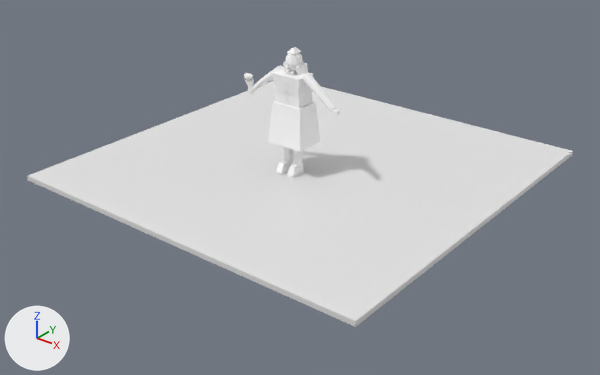
Before and after pictures for a commit that changed the Blender file ArtSource/Pedestrians/Blender/CemeteryMourner3D.blend.
One viewpoint serves both versions: a 50 mm camera at (6.64, -8.15, 4.83) aimed at (0.2, -0.1, -0.15). Every picture has the same lights, and +X, +Y and +Z are marked at lower left. The picture after the commit comes second.

The first picture shows 'CLO_Coat', 'GEO_Bust', 'PreviewGround' and 16 more.
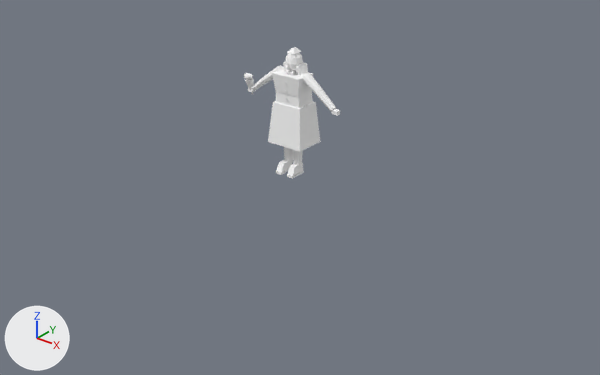
The change, as a list of edits to the scene's bpy script:
```text
Remove ob_previewground:
    ob_previewground = bpy.data.objects.new('PreviewGround', me_previewground_mesh)
    ob_previewground.location = (0.0, 0.0, 0.0)
```

Location of each change, (x1, y1, x2, y2) in pixels of the pictures (600 x 375 px):
'PreviewGround', deleted: before (27, 81, 573, 327)
